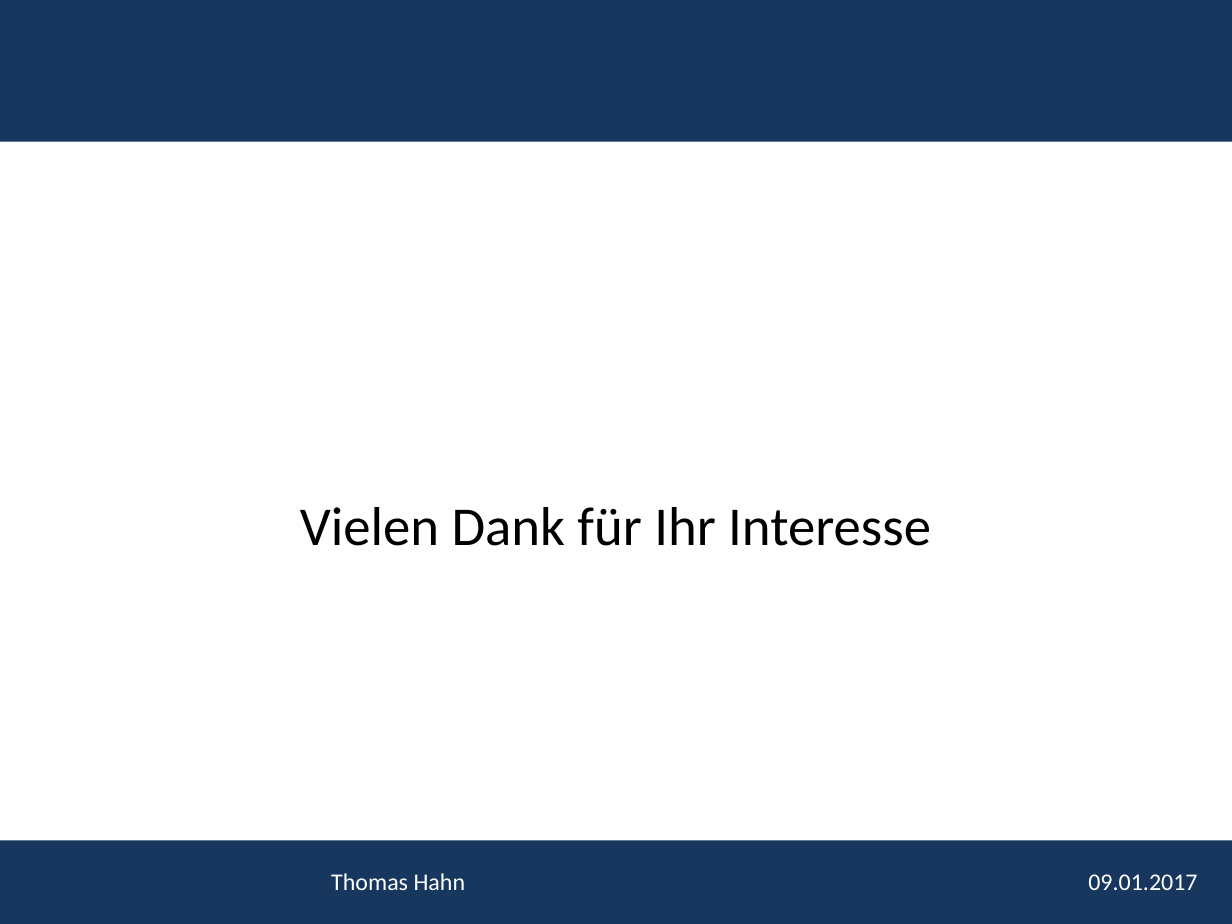
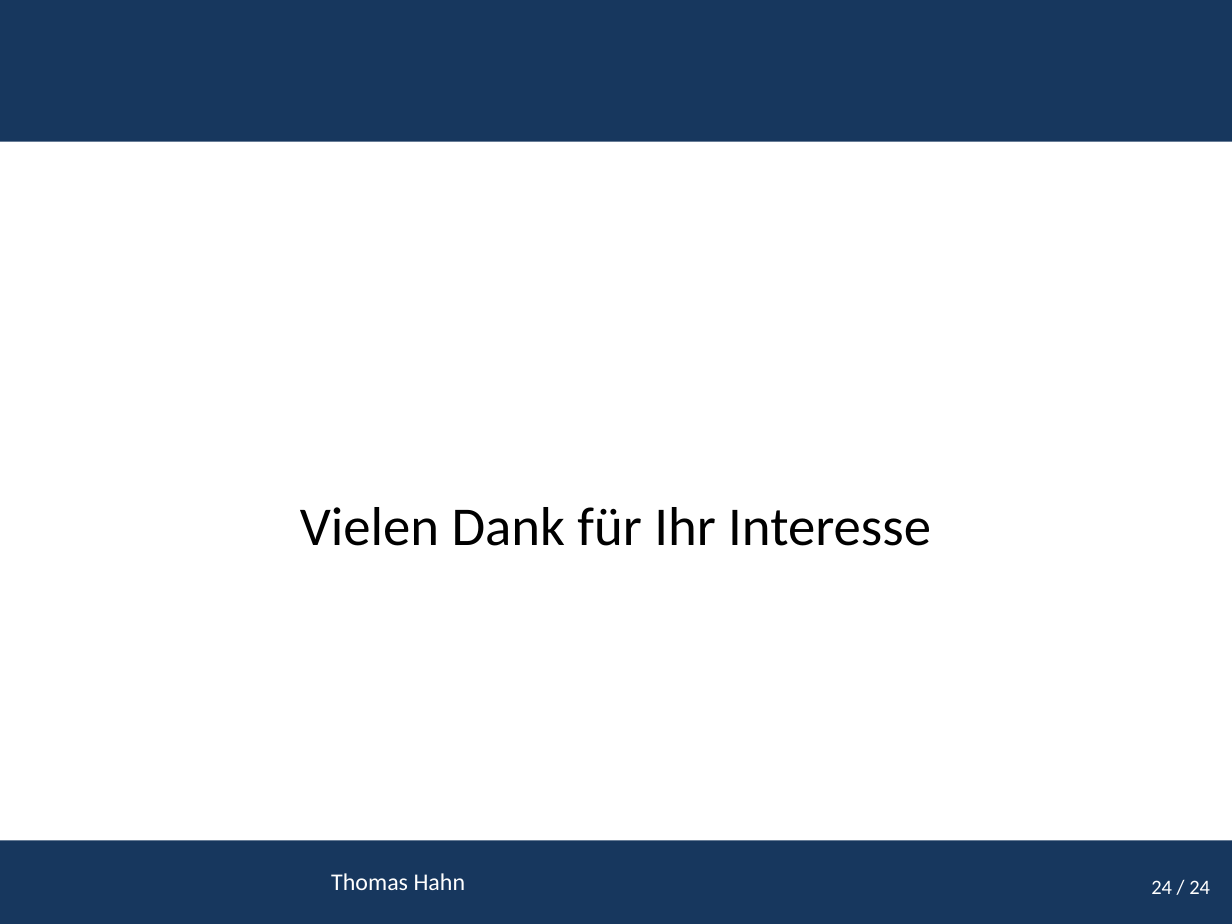
Before and after one commit to tomtom1992/Projektpr-sentation, a slide deck: slide 26 of Projektpräsentation.pptx (slide 27 before the commit). Drawn at 1232x924 pixels with LibreOffice and Linux fonts; fonts in the diff are those of the drawing; background and template pictures are left out. Boxes give left, top, right and bottom in pixels: in the first picture for what was removed or moved away, otherwise in the second. Text is boxed around its words. In the diff, an @@ line names an element or a change of style, - is before the commit and + after.

```diff
--- a/Projektpräsentation.pptx
+++ b/Projektpräsentation.pptx
@@ text removed at (1088, 874, 1197, 890) @@
-09.01.2017
@@ text added at (1151, 880, 1210, 894), 12 pt, text #FFFFFF @@
+24 / 24
```
Also in this commit, not shown: 3 other slides changed, 1 slide removed.
